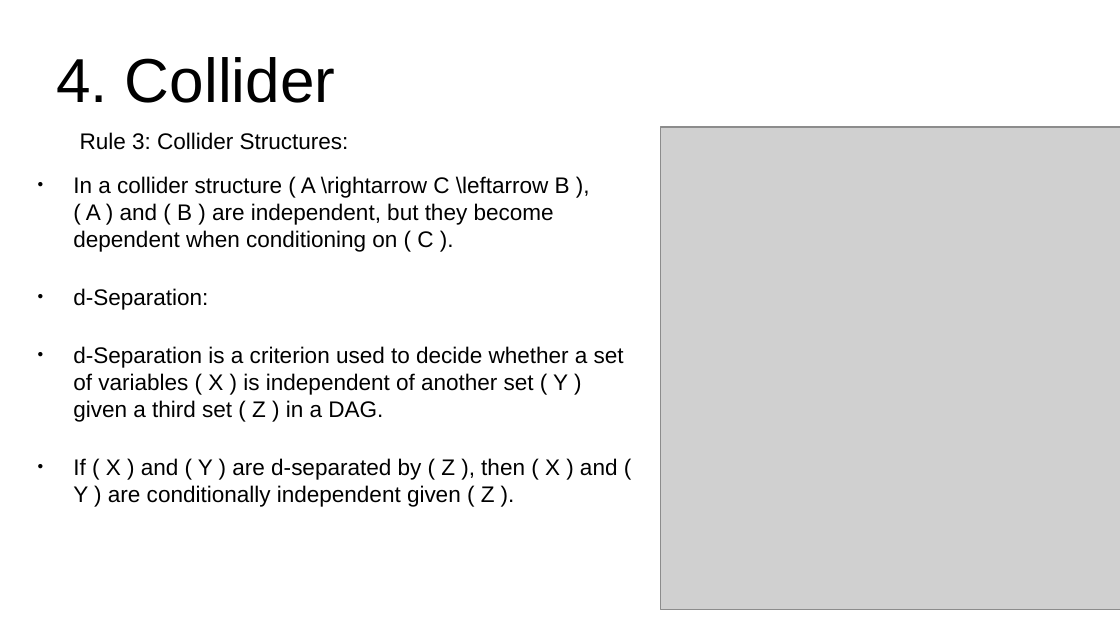
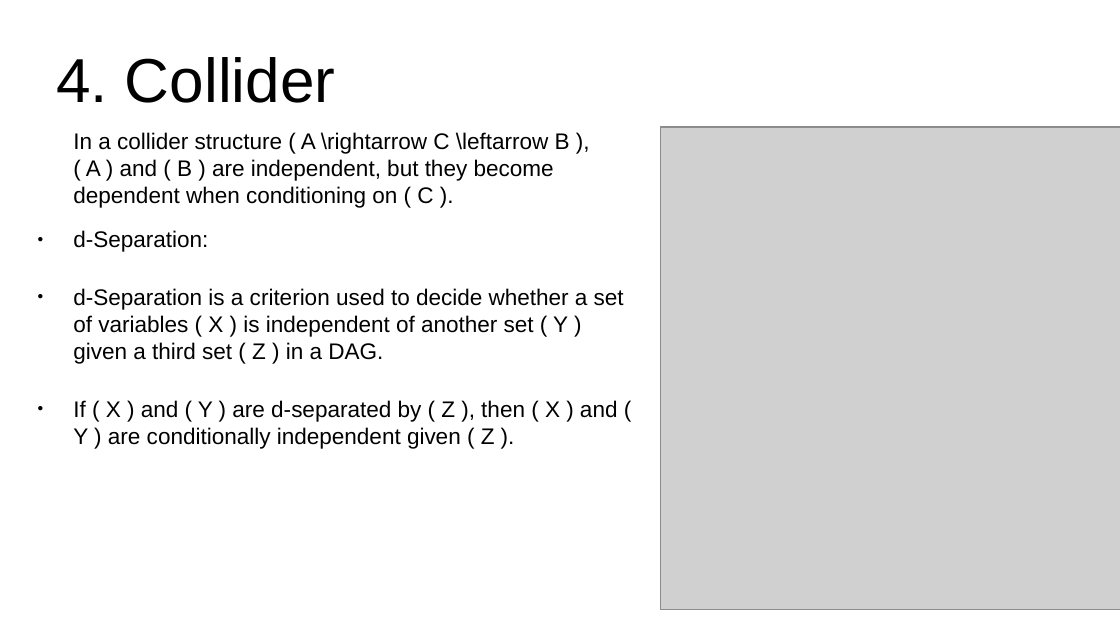
Before and after one commit to emoen/CausalityDiscoveryCrunchDAO, a slide deck: slide 12 of presentation/HIBRAIN_March_25.odp. Drawn at 1120x630 pixels with LibreOffice and Linux fonts; fonts in the diff are those of the drawing; grey boxes stand for pictures. Boxes give left, top, right and bottom in pixels: in the first picture for what was removed or moved away, otherwise in the second. Text is boxed around its words. In the diff, an @@ line names an element or a change of style, - is before the commit and + after.

```diff
--- a/presentation/HIBRAIN_March_25.odp
+++ b/presentation/HIBRAIN_March_25.odp
@@ text at (73,132,570,208): bullet ● to none; less space between paragraphs @@
@@ text at (80,132,349,150): paragraph removed @@
-Rule 3: Collider Structures:
```
Also in this commit, not shown: 1 other slide changed.
